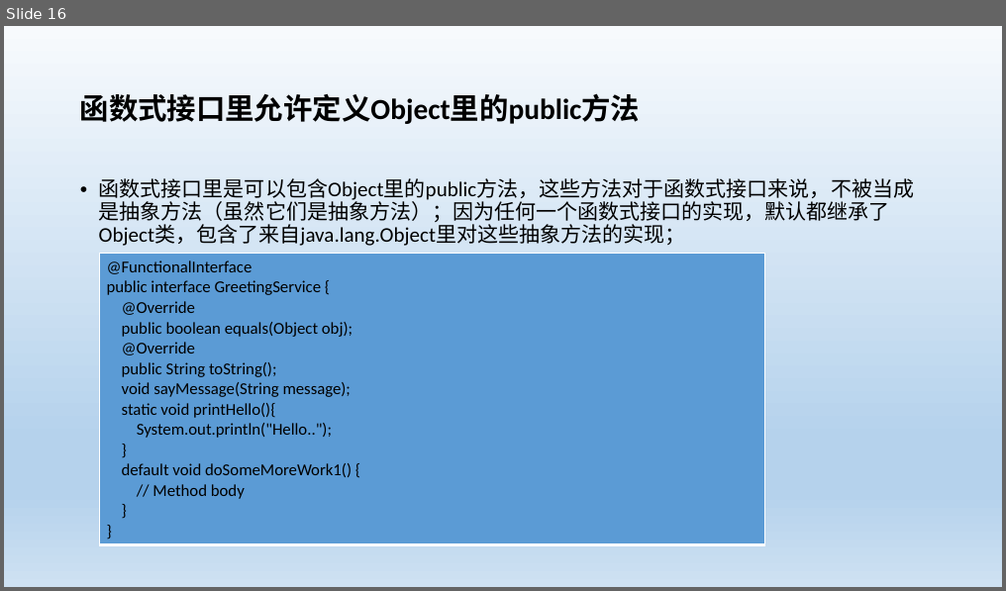
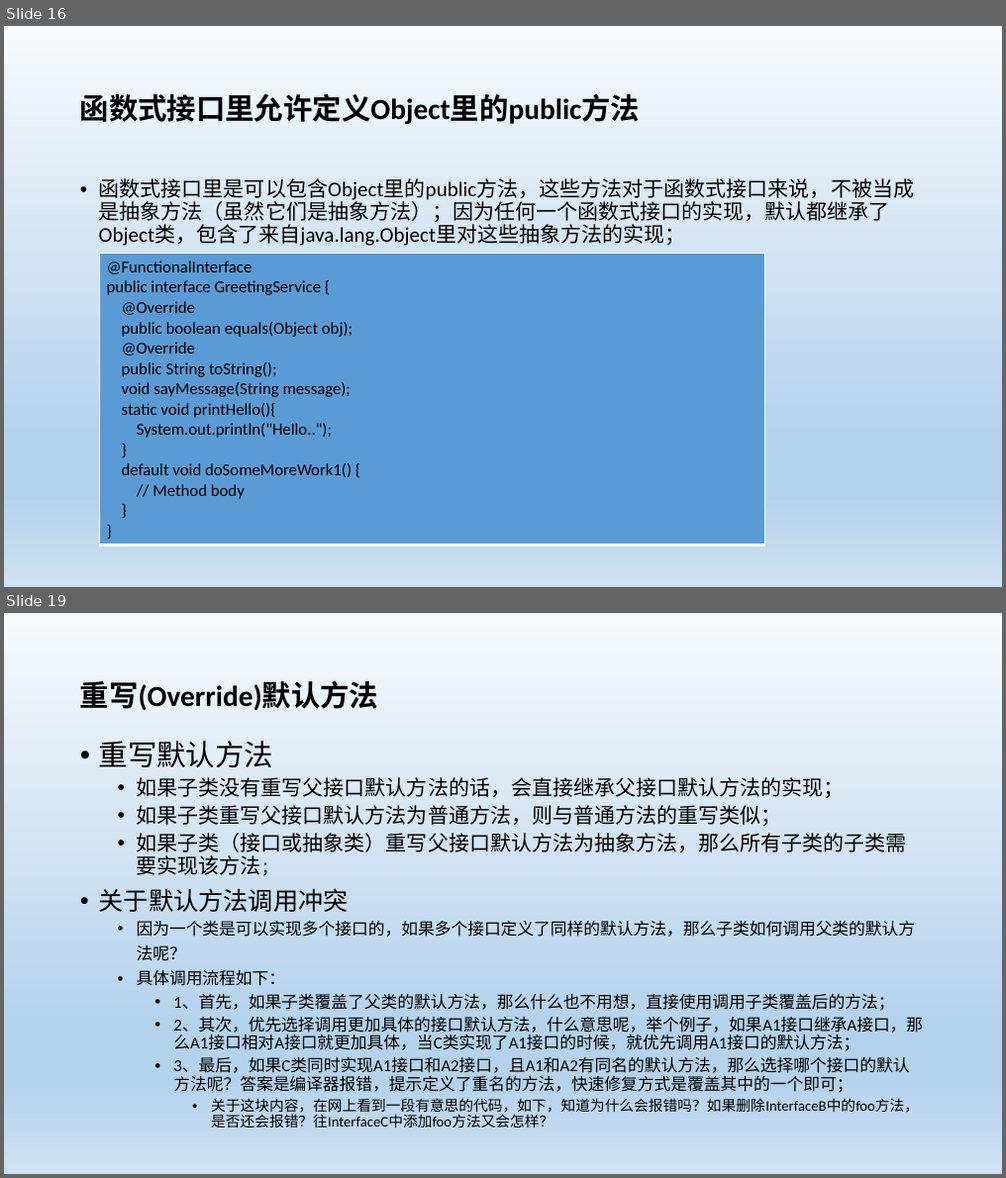
Before and after one commit to blackdancers/Java8Tutorial, a slide deck: src/main/resources/JAVA 8 Lambda表达式.pptx. Shown one above the other, each under a label of ours: slide 16 before the commit, slides 16 and 19 after it; the slides between them are not shown. The pictures are 1006x591 and 1006x1178 pixels, drawn with LibreOffice and Linux fonts; fonts in the diff are those of the drawing. Boxes give left, top, right and bottom in pixels: in the first picture for what was removed or moved away, otherwise in the second. Text is boxed around its words. In the diff, an @@ line names an element or a change of style, - is before the commit and + after.

```diff
--- a/src/main/resources/JAVA 8 Lambda表达式.pptx
+++ b/src/main/resources/JAVA 8 Lambda表达式.pptx
@@ slide 19 added at [4,613,1002,1174], background gradient #F7FAFD to #B5D2EC to #CEE1F2 @@
@@ title added at [80,680,378,711], 28 pt, text #000000, bold @@
+重写(Override)默认方法
@@ text added at [99,741,923,1128], 16 pt, text #000000 @@
+• 重写默认方法
+  • 如果子类没有重写父接口默认方法的话，会直接继承父接口默认方法的实现；
+  • 如果子类重写父接口默认方法为普通方法，则与普通方法的重写类似；
+  • 如果子类（接口或抽象类）重写父接口默认方法为抽象方法，那么所有子类的子类需要实现该方法；
+• 关于默认方法调用冲突
+  • 因为一个类是可以实现多个接口的，如果多个接口定义了同样的默认方法，那么子类如何调用父类的默认方法呢？
+  • 具体调用流程如下：
+    • 1、首先，如果子类覆盖了父类的默认方法，那么什么也不用想，直接使用调用子类覆盖后的方法；
+    • 2、其次，优先选择调用更加具体的接口默认方法，什么意思呢，举个例子，如果A1接口继承A接口，那么A1接口相对A接口就更加具体，当C类实现了A1接口的时候，就优先调用A1接口的默认方法；
+    • 3、最后，如果C类同时实现A1接口和A2接口，且A1和A2有同名的默认方法，那么选择哪个接口的默认方法呢？答案是编译器报错，提示定义了重名的方法，快速修复方式是覆盖其中的一个即可；
+      • 关于这块内容，在网上看到一段有意思的代码，如下，知道为什么会报错吗？如果删除InterfaceB中的foo方法，是否还会报错？往InterfaceC中添加foo方法又会怎样？
```
Also in this commit, not shown: 3 slides changed, 5 other slides added.
